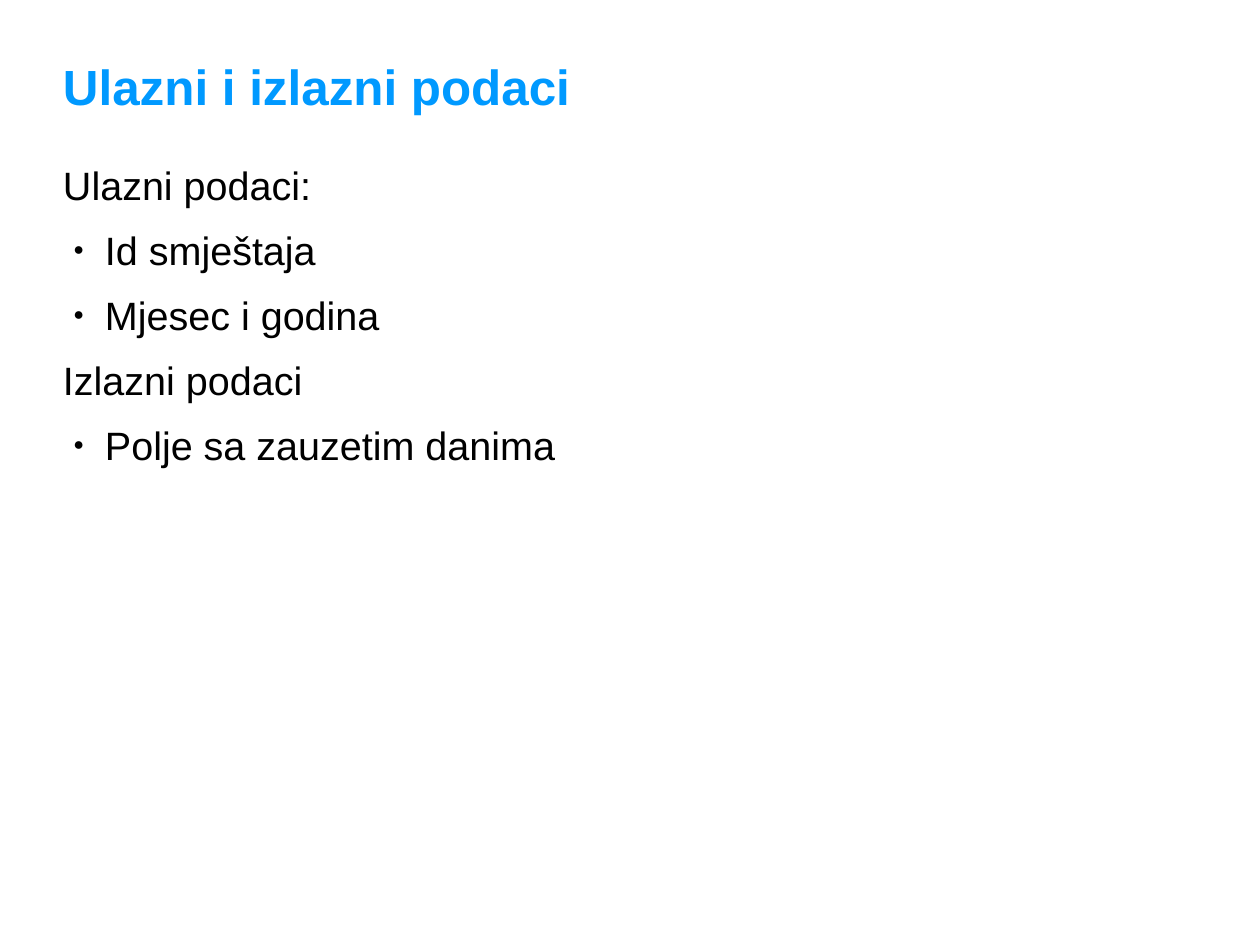
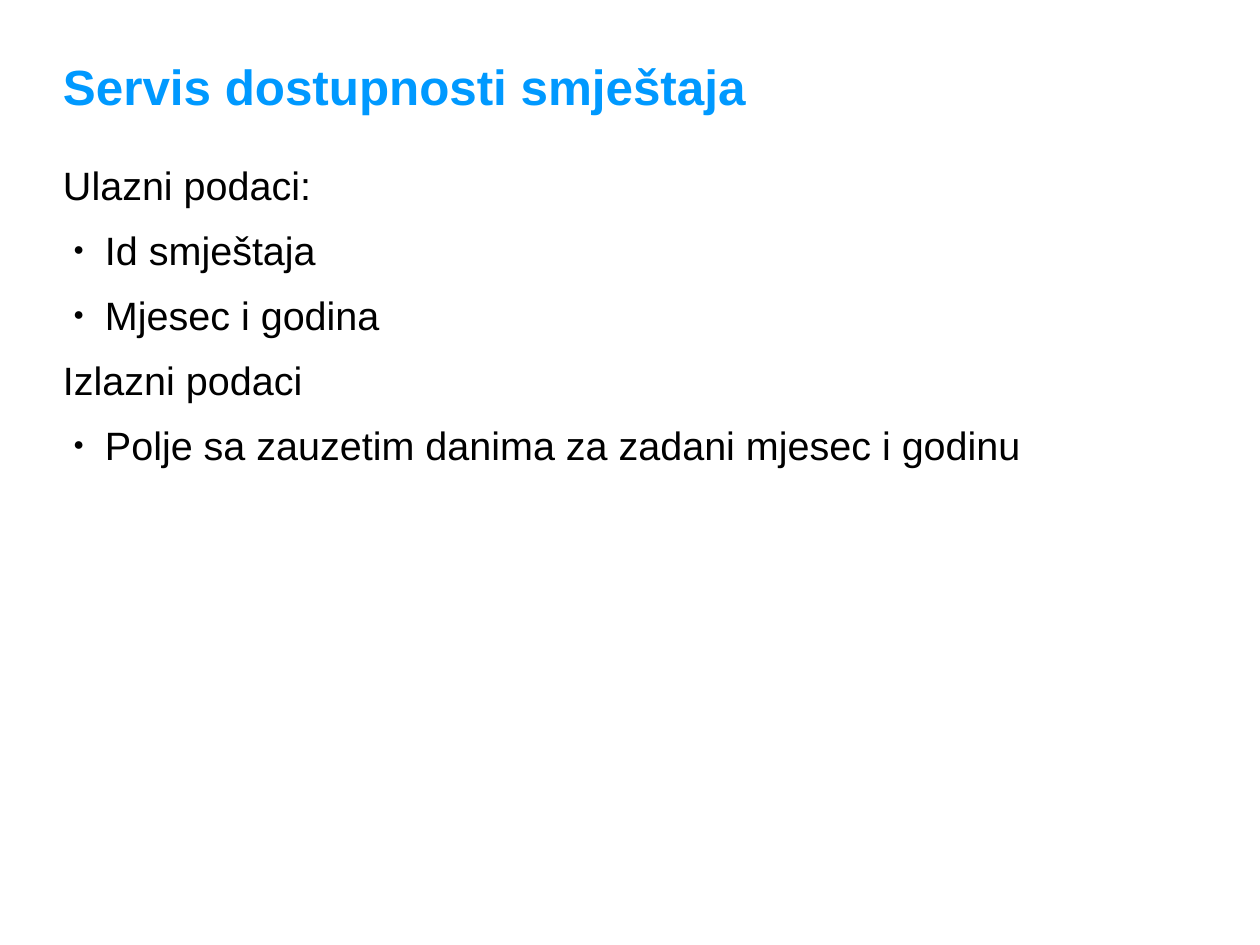
Before and after one commit to adriatichr/php-academy, a slide deck: slide 3 of predavanja/45 Kalendar dostupnosti za booking aplikaciju.odp. Drawn at 1260x945 pixels with LibreOffice and Linux fonts; fonts in the diff are those of the drawing; background and template pictures are left out. Boxes give left, top, right and bottom in pixels: in the first picture for what was removed or moved away, otherwise in the second. Text is boxed around its words. In the diff, an @@ line names an element or a change of style, - is before the commit and + after.

Commit message:
još sitnih ispravaka

```diff
--- a/predavanja/45 Kalendar dostupnosti za booking aplikaciju.odp
+++ b/predavanja/45 Kalendar dostupnosti za booking aplikaciju.odp
@@ title at bbox=[63, 68, 746, 115]: text changed @@
-Ulazni i izlazni podaci
+Servis dostupnosti smještaja
@@ text at bbox=[105, 431, 1021, 467]: text changed @@
-● Polje sa zauzetim danima
+● Polje sa zauzetim danima za zadani mjesec i godinu
```
